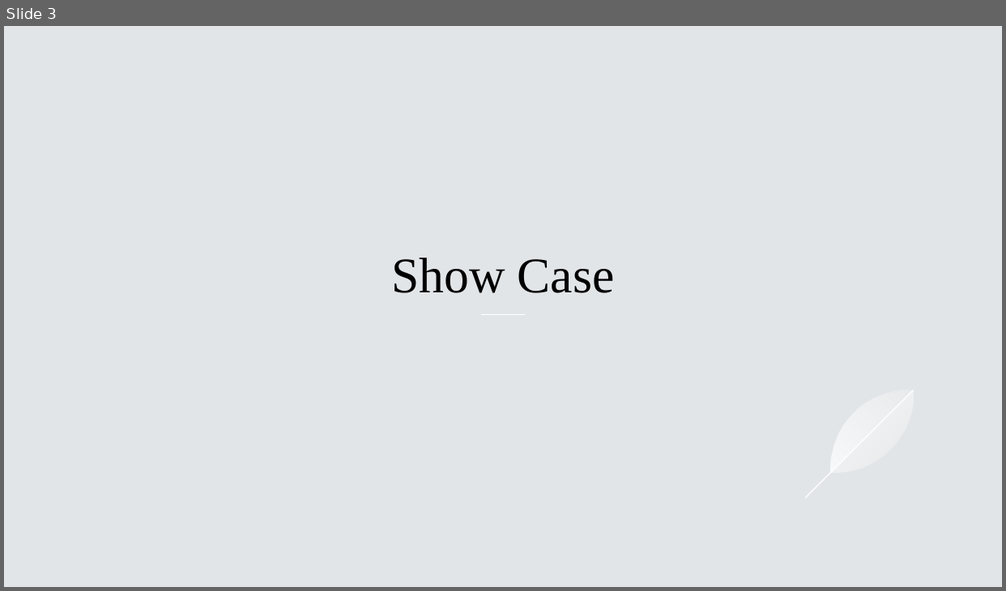
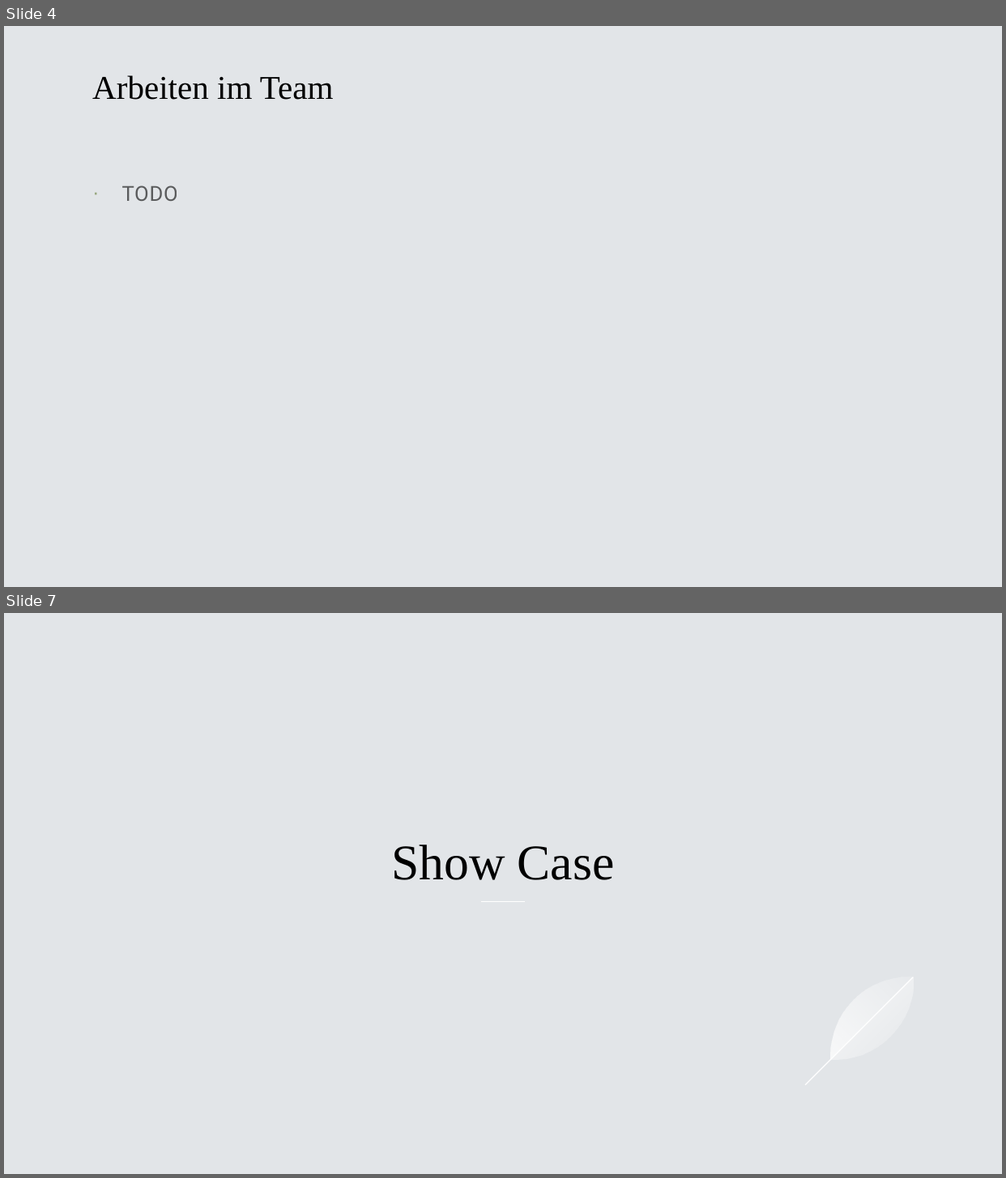
Before and after one commit to BitPaw/C_Socket, a slide deck: Dokumente/BVS.pptx. Shown one above the other, each under a label of ours: slide 3 before the commit, slides 4 and 7 after it; the slides between them are not shown. The pictures are 1006x591 and 1006x1178 pixels, drawn with LibreOffice and Linux fonts; fonts in the diff are those of the drawing. Boxes give left, top, right and bottom in pixels: in the first picture for what was removed or moved away, otherwise in the second. Text is boxed around its words. In the diff, an @@ line names an element or a change of style, - is before the commit and + after.

```diff
--- a/Dokumente/BVS.pptx
+++ b/Dokumente/BVS.pptx
@@ slide 4 added at (4,26,1002,587), background #E2E5E8 @@
@@ title added at (92,75,334,100), 32 pt, text #000000 @@
+Arbeiten im Team
@@ text added at (122,186,178,201), 20 pt, text #000000 at 60% opacity @@
+· TODO
@@ what was slide 3 is now slide 7 @@
```
Also in this commit, not shown: 8 slides changed, 6 other slides added.
